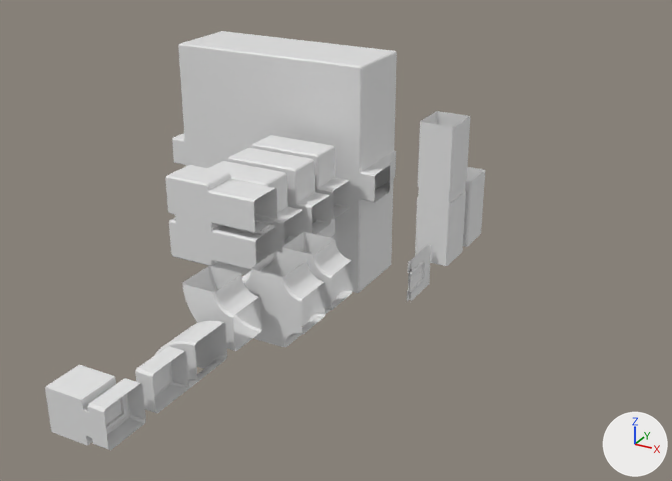
An edit to the Blender file Assets/Podziemie/Modele/Rooms.blend, drawn before and after from the same camera.
Before and after are seen from a camera (50 mm lens) standing at (22.1, -39.1, 22.1) and looking at (-1.2, 3.2, 0.9). The axes (+X, +Y, +Z) are drawn at lower right. The lights are the same throughout.

Objects in the first picture: 'BossRoom', 'Checkpoint', 'DoorFrame', 'Elevator', 'End', 'LLeft', 'LRight', 'MediumRoom', 'MediumRoomTunnel', 'SmallRoom', 'T', 'Tunnel', 'TunnelShort', 'X'.
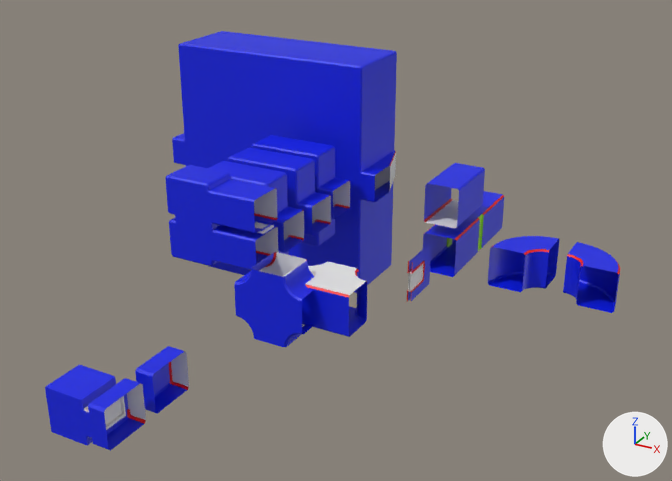
Pixel boxes [x1, y1, x2, y2] of what changed, in the pictures (672 x 481 px):
```json
{"object": "BossRoom", "change": "recoloured", "before": [172, 31, 397, 293], "after": [172, 31, 397, 293], "on screen": "white to blue"}
{"object": "Checkpoint", "change": "recoloured", "before": [165, 165, 278, 270], "after": [165, 165, 278, 270], "on screen": "white to blue"}
{"object": "Tunnel", "change": "recoloured, turned", "before": [415, 111, 470, 266], "after": [423, 191, 504, 277]}
{"object": "LLeft", "change": "recoloured, reshaped, moved, turned", "before": [182, 266, 261, 351], "after": [488, 236, 560, 292]}
{"object": "X", "change": "recoloured", "before": [234, 252, 325, 347], "after": [234, 252, 325, 347], "on screen": "white to blue"}
{"object": "Elevator", "change": "recoloured", "before": [45, 365, 146, 451], "after": [45, 365, 146, 451], "on screen": "white to blue"}
{"object": "LRight", "change": "recoloured, reshaped, moved, turned", "before": [154, 321, 227, 392], "after": [563, 242, 620, 313]}
{"object": "T", "change": "recoloured, reshaped, turned", "before": [283, 232, 353, 314], "after": [283, 261, 367, 337]}
{"object": "TunnelShort", "change": "recoloured, moved, turned", "before": [463, 167, 485, 247], "after": [424, 163, 485, 228], "on screen": "white to blue"}
{"object": "SmallRoom", "change": "recoloured", "before": [228, 148, 331, 236], "after": [228, 148, 331, 236], "on screen": "white to blue"}
{"object": "MediumRoom", "change": "recoloured", "before": [252, 135, 350, 246], "after": [252, 135, 350, 246], "on screen": "white to blue"}
{"object": "MediumRoomTunnel", "change": "recoloured", "before": [209, 161, 304, 275], "after": [209, 161, 304, 275], "on screen": "white to blue"}
{"object": "End", "change": "recoloured", "before": [135, 346, 189, 413], "after": [135, 346, 189, 413], "on screen": "white to blue"}
{"object": "DoorFrame", "change": "recoloured", "before": [407, 244, 431, 301], "after": [407, 244, 431, 301], "on screen": "white to blue"}
```

Scene script edits in JSON lines:
```json
{"op": "set", "path": "mat_wall.base_color", "old": "(0.8, 0.8, 0.8)", "new": "(0.0, 0.011, 0.8)", "note": "white #e7e7e7 -> blue #001be7"}
{"op": "set", "path": "mat_wall2.base_color", "old": "(0.8, 0.8, 0.8)", "new": "(0.8, 0.00332, 0.0)", "note": "white #e7e7e7 -> red #e70b00"}
{"block": "me_tunnel_mesh_035", "where": "me_tunnel_mesh_035.from_pydata(...)  # 212 vertices, 189 faces; spans x -4.0..0.0, y -1.18..1.18, z -2.0..2.0"}
{"block": "me_tunnel_mesh_035", "where": "# used by ob_t; location = (1.0, 0.0, 0.0)"}
{"block": "me_tunnel_mesh_035", "change": "me_tunnel_mesh_035 part 1: the loose piece of 202 vertices spanning x -3.0..0.0, y -1.18..1.18, z -2.0..2.0 is multiplied about the mesh origin by the matrix ((0.0, 0.0, 1.0), (0.0, 1.0, 0.0), (1.0, 0.0, 0.0))"}
{"block": "me_tunnel_mesh_043", "where": "# used by ob_lleft; location = (-1.0, -6.0, 0.0)"}
{"op": "remove", "block": "me_tunnel_mesh_043", "code": "me_tunnel_mesh_043.from_pydata(...)  # 136 vertices, 128 faces; spans x -3.0..0.0, y -1.18..1.18, z -1.0..2.0"}
{"op": "add", "block": "me_tunnel_mesh_043", "code": "me_tunnel_mesh_043.from_pydata(...)  # 136 vertices, 128 faces; spans x -1.0..2.0, y -1.18..1.18, z 0.0..3.0"}
{"block": "me_tunnel_mesh_043", "change": "me_tunnel_mesh_043 part 3: the whole mesh is rebuilt"}
{"op": "remove", "block": "me_tunnel_mesh_043", "code": "me_tunnel_mesh_043.materials.append(mat_ceiling)  # white #e7e7e7"}
{"block": "me_tunnel_mesh_045", "where": "# used by ob_lright; location = (-1.0, -9.0, 0.0)"}
{"op": "remove", "block": "me_tunnel_mesh_045", "code": "me_tunnel_mesh_045.from_pydata(...)  # 136 vertices, 128 faces; spans x -3.0..0.0, y -1.18..1.18, z -2.0..1.0"}
{"op": "add", "block": "me_tunnel_mesh_045", "code": "me_tunnel_mesh_045.from_pydata(...)  # 136 vertices, 128 faces; spans x -2.0..1.0, y -1.18..1.18, z 0.0..3.0"}
{"block": "me_tunnel_mesh_045", "change": "me_tunnel_mesh_045 part 2: the whole mesh is rebuilt"}
{"op": "remove", "block": "me_tunnel_mesh_045", "code": "me_tunnel_mesh_045.materials.append(mat_ceiling)  # white #e7e7e7"}
{"op": "set", "path": "ob_tunnel.rotation_euler", "old": "(0.0, 0.0, 0.0)", "new": "(-1.571, 0.0, 0.0)", "note": "degrees (0, 0, 0) -> degrees (-90, 0, 0)"}
{"op": "set", "path": "ob_tunnelshort.location", "old": "(4.0, 9.0, 0.0)", "new": "(4.0, 6.0, 3.0)"}
{"op": "set", "path": "ob_tunnelshort.rotation_euler", "old": "(0.0, 0.0, 0.0)", "new": "(-1.571, 0.0, 0.0)", "note": "degrees (0, 0, 0) -> degrees (-90, 0, 0)"}
{"op": "set", "path": "ob_t.rotation_euler", "old": "(0.0, 0.0, 0.0)", "new": "(-1.571, 0.0, 0.0)", "note": "degrees (0, 0, 0) -> degrees (-90, 0, 0)"}
{"op": "set", "path": "ob_lleft.location", "old": "(-1.0, -6.0, 0.0)", "new": "(8.0, 6.0, 0.0)"}
{"op": "set", "path": "ob_lleft.rotation_euler", "old": "(0.0, 0.0, 0.0)", "new": "(-1.571, 0.0, 0.0)", "note": "degrees (0, 0, 0) -> degrees (-90, 0, 0)"}
{"op": "set", "path": "ob_lright.location", "old": "(-1.0, -9.0, 0.0)", "new": "(13.0, 6.0, 0.0)"}
{"op": "set", "path": "ob_lright.rotation_euler", "old": "(0.0, 0.0, 0.0)", "new": "(-1.571, 0.0, 0.0)", "note": "degrees (0, 0, 0) -> degrees (-90, 0, 0)"}
```
